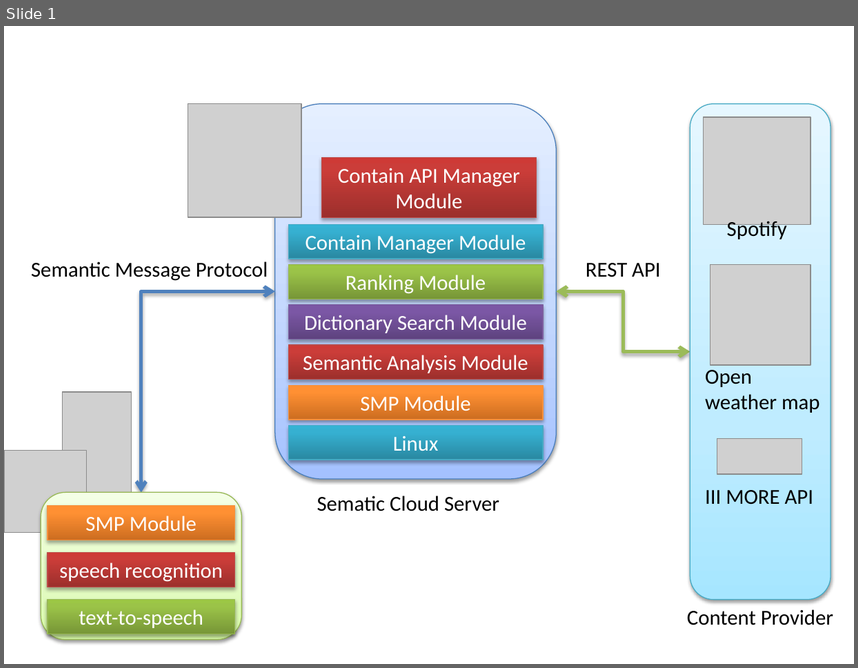
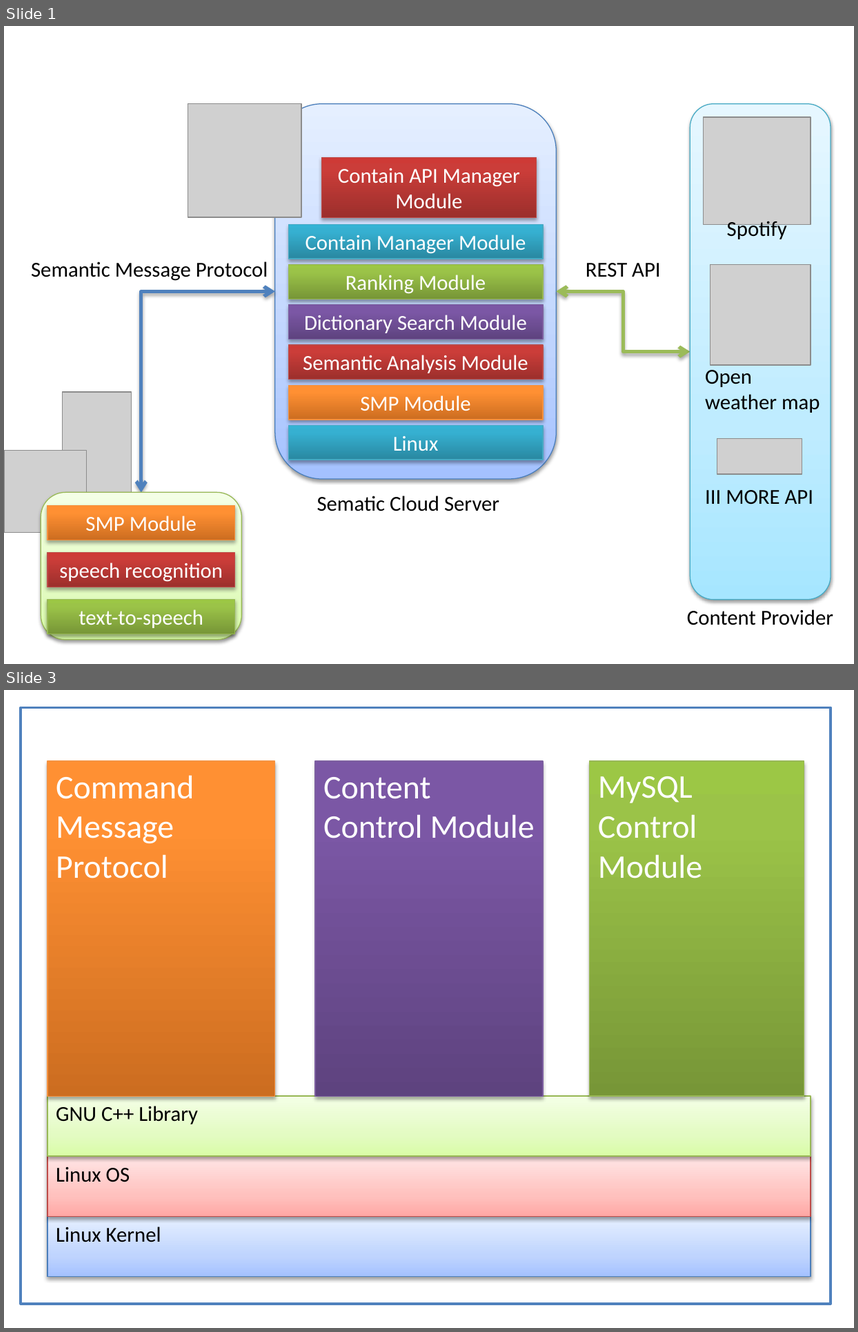
Before and after one commit to ideasiii/ControllerPlatform, a slide deck: Specification/smp.pptx. Shown one above the other, each under a label of ours: slide 1 before the commit, slides 1 and 3 after it; the slides between them are not shown. The pictures are 858x668 and 858x1332 pixels, drawn with LibreOffice and Linux fonts; fonts in the diff are those of the drawing; grey boxes stand for pictures. Boxes give left, top, right and bottom in pixels: in the first picture for what was removed or moved away, otherwise in the second. Text is boxed around its words. In the diff, an @@ line names an element or a change of style, - is before the commit and + after.

```diff
--- a/Specification/smp.pptx
+++ b/Specification/smp.pptx
@@ slide 3 added at [4, 690, 854, 1328], background #FFFFFF @@
@@ rectangle added at [21, 708, 831, 1304], fill #FFFFFF, outline #4F81BD 2 pt @@
@@ rectangle added at [47, 761, 275, 1096], fill gradient #CC6E20 to #FF9034 to #FF9136, outline #F69240 0.75 pt, 28 pt, text #FFFFFF @@
+Command Message Protocol
@@ rectangle added at [315, 761, 543, 1096], fill gradient #5F4480 to #7B58A6 to #7C57A8, outline #7D60A0 0.75 pt, 28 pt, text #FFFFFF @@
+Content Control Module
@@ rectangle added at [590, 761, 804, 1096], fill gradient #779737 to #9BC348 to #9DC746, outline #98B955 0.75 pt, 28 pt, text #FFFFFF @@
+MySQL Control Module
@@ rectangle added at [47, 1096, 811, 1156], fill gradient #DAFDA7 to #E4FCC2 to #F5FFE7, outline #98B955 0.75 pt, 18 pt, text #000000 @@
+GNU C++ Library
@@ rectangle added at [47, 1156, 811, 1216], fill gradient #FFA6A5 to #FFC0BF to #FFE7E7, outline #BF4C48 0.75 pt, 18 pt, text #000000 @@
+Linux OS
@@ rectangle added at [47, 1216, 811, 1276], fill gradient #A4C4FF to #BFD4FF to #E6EEFF, outline #4B7EBC 0.75 pt, 18 pt, text #000000 @@
+Linux Kernel
```
Also in this commit, not shown: 1 other slide added, 1 other file.
